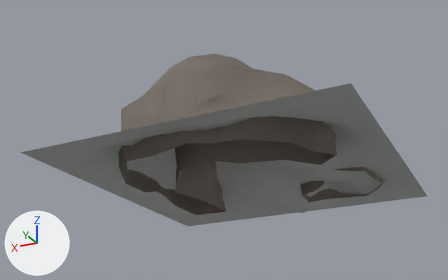
The OBJ model game/models/auto/box_4.obj: old version first, new version second.
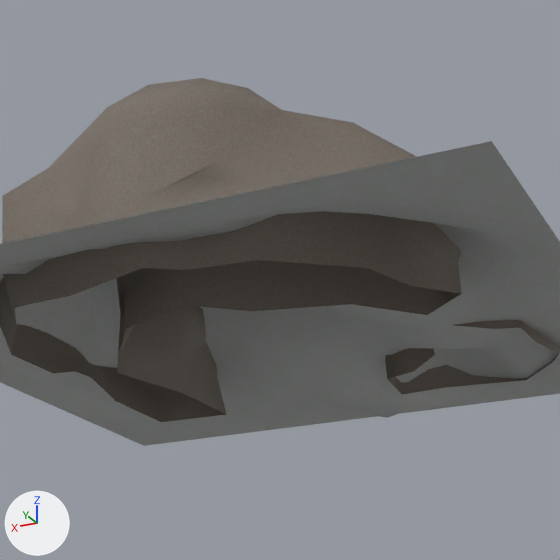
Each version is shown whole from a 50 mm lens placed at (-573.0, 2069.0, -669.0), pointed at (315.0, 292.0, 130.0), then close up on the part from 27% to 86% of the width and 6% to 100% of the height. Every picture has the same lights, and +X, +Y and +Z are marked at lower left. Where no turn or scale is listed for an object, it has been applied to the vertices.

Before the edit, the objects in view are built like this:
```python
me_box_4_cube_020 = bpy.data.meshes.new('box_4_Cube.020')
me_box_4_cube_020.from_pydata(...)  # 476 vertices, 582 faces; spans x -256.0..768.0, y -256.0..768.0, z -42.0..274.0
# faces by material slot: [256, 326]
me_box_4_cube_020.materials.append(mat_textures_dev_ground)  # picture img_ground_tga
me_box_4_cube_020.materials.append(mat_textures_dev_ground_rock_tga)  # picture img_rock_tga
ob_box_4_cube_020 = bpy.data.objects.new('box_4_Cube.020', me_box_4_cube_020)
ob_box_4_cube_020.location = (0.0, 0.0, 0.0)
```
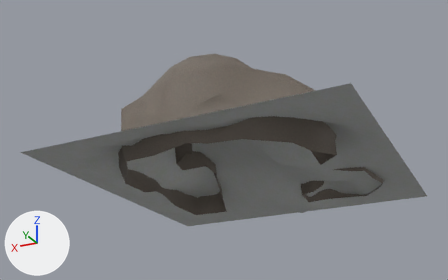
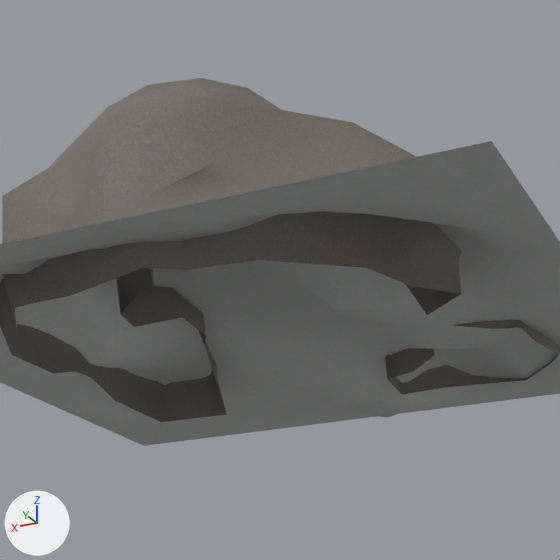
Changed parts and their boxes (x1, y1, x2, y2) in the close-ups (560 x 560 px):
part 1 of me_box_4_cube_020, cut back: before (95, 260, 427, 414); after (95, 292, 206, 402)

What the commit changed:
me_box_4_cube_020 is used by ob_box_4_cube_020; location (0.0, 0.0, 0.0).
me_box_4_cube_020 had 476 vertices, 582 faces and spanned x -256.0..768.0, y -256.0..768.0, z -42.0..274.0.
me_box_4_cube_020 now has 465 vertices, 556 faces and spans x -256.0..768.0, y -256.0..768.0, z -42.0..274.0.
Part 1, on me_box_4_cube_020:
11 vertices are removed from x 41.0..616.0, y 151.0..535.0, z -34.0..66.0.
28 faces are deleted.
2 vertices move from x 425.0..622.0, y 144.0..175.0, z 75.0..115.0 to x 425.0..618.0, y 144.0..165.0, z 56.0..108.0.
2 new faces join them, mat_textures_dev_ground_rock_tga (picture img_rock_tga).
